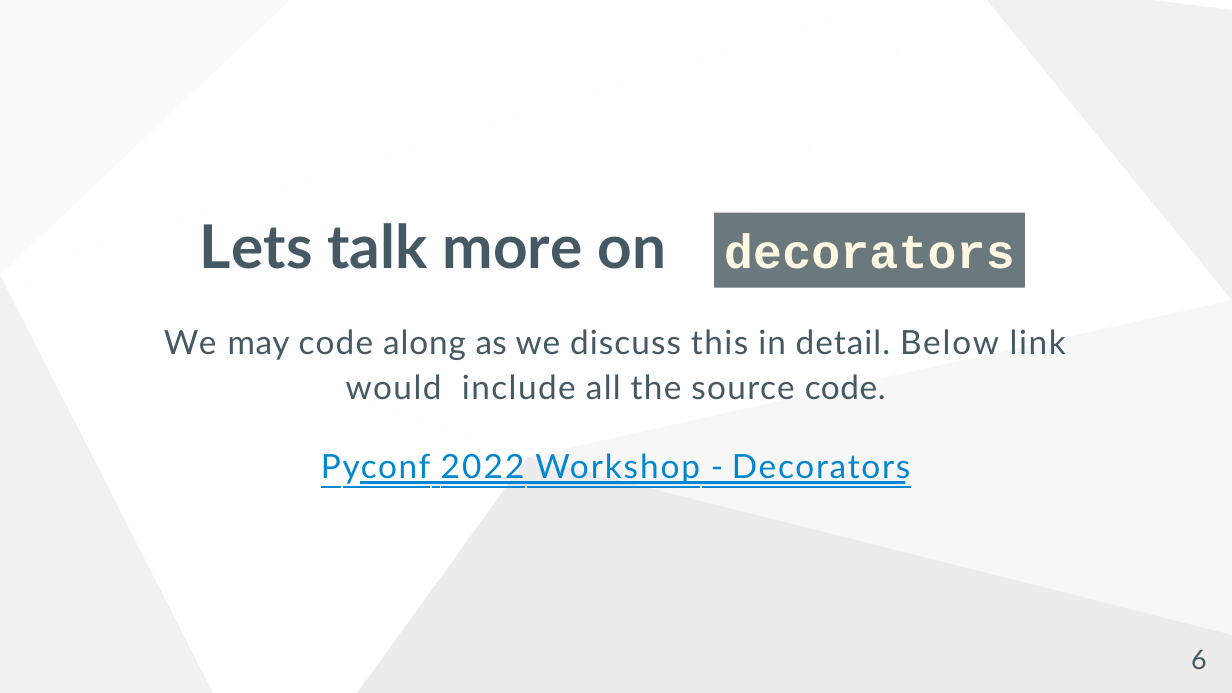
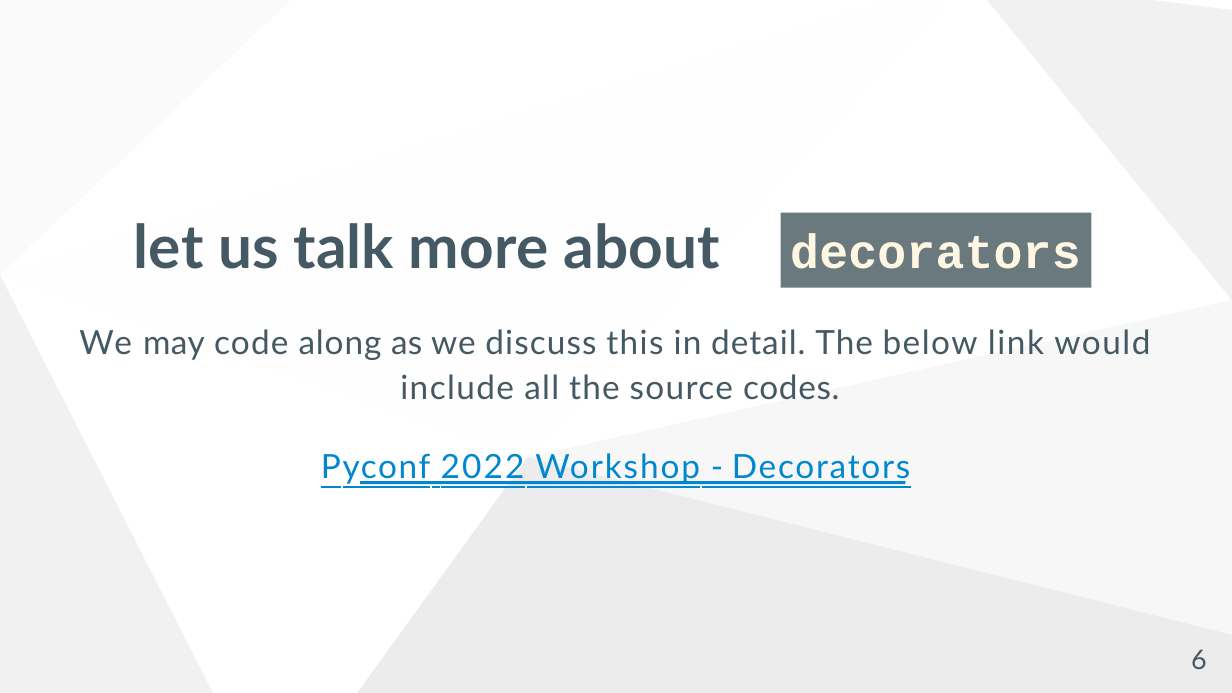
Before and after one commit to mwhorse46/pyconf_2022_decorators_generators_workshop, a slide deck: slide 6 of slideshow.pptx. Drawn at 1232x693 pixels with LibreOffice and Linux fonts; fonts in the diff are those of the drawing; background and template pictures are left out. Boxes give left, top, right and bottom in pixels: in the first picture for what was removed or moved away, otherwise in the second. Text is boxed around its words. In the diff, an @@ line names an element or a change of style, - is before the commit and + after.

```diff
--- a/slideshow.pptx
+++ b/slideshow.pptx
@@ title at box(134, 223, 720, 269): text changed @@
-Lets talk more on
+let us talk more about
@@ rectangle "decorators": place and size @@
-rectangle "decorators" at box(714, 213, 1025, 287)
+rectangle "decorators" at box(781, 213, 1092, 287)
@@ rectangle "decorators" at box(781, 213, 1092, 287): indent changed @@
@@ text "We may code along as ...": place and size @@
-text "We may code along as ..." at box(164, 329, 1066, 484)
+text "We may code along as ..." at box(79, 329, 1150, 484)
@@ text at box(79, 329, 1150, 400): text changed @@
-We may code along as we discuss this in detail. Below link would include all the source code.
+We may code along as we discuss this in detail. The below link would include all the source codes.
```
Also in this commit, not shown: 12 other slides changed, 2 other files.
